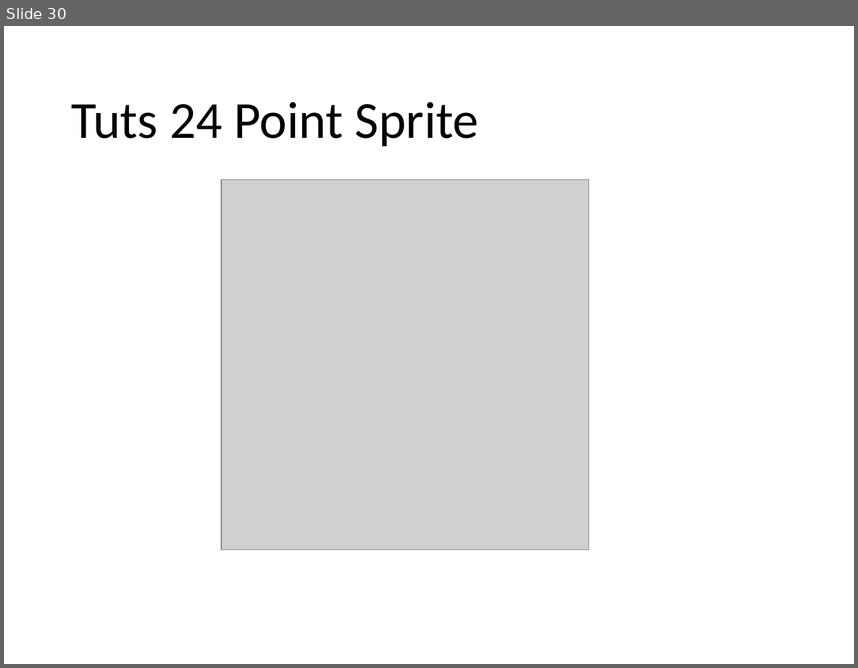
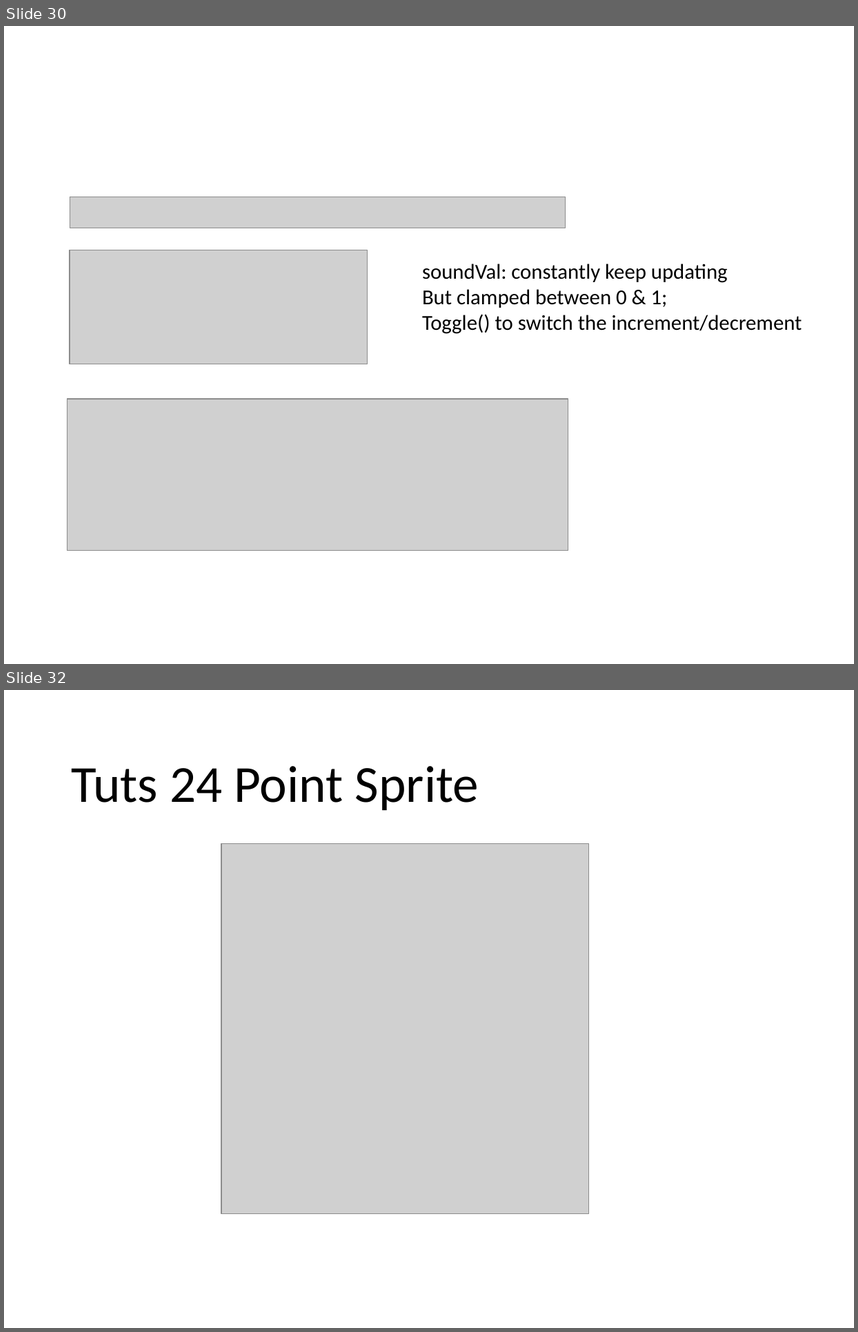
Before and after one commit to caa1211/tutsplus, a slide deck: threejs-tuts-3.pptx. Shown one above the other, each under a label of ours: slide 30 before the commit, slides 30 and 32 after it; the slides between them are not shown. The pictures are 858x668 and 858x1332 pixels, drawn with LibreOffice and Linux fonts; fonts in the diff are those of the drawing; grey boxes stand for pictures. Boxes give left, top, right and bottom in pixels: in the first picture for what was removed or moved away, otherwise in the second. Text is boxed around its words. In the diff, an @@ line names an element or a change of style, - is before the commit and + after.

```diff
--- a/threejs-tuts-3.pptx
+++ b/threejs-tuts-3.pptx
@@ slide 30 added at bbox=[4, 26, 854, 664], background #FFFFFF @@
@@ picture added at bbox=[70, 197, 565, 227] @@
@@ picture added at bbox=[70, 250, 367, 363] @@
@@ text added at bbox=[422, 263, 802, 334], 18 pt, text #000000 @@
+soundVal: constantly keep updating
+But clamped between 0 & 1;
+Toggle() to switch the increment/decrement
@@ picture added at bbox=[67, 399, 568, 550] @@
@@ what was slide 30 is now slide 32 @@
```
Also in this commit, not shown: 4 slides changed, 1 other slide added, 20 other files.
